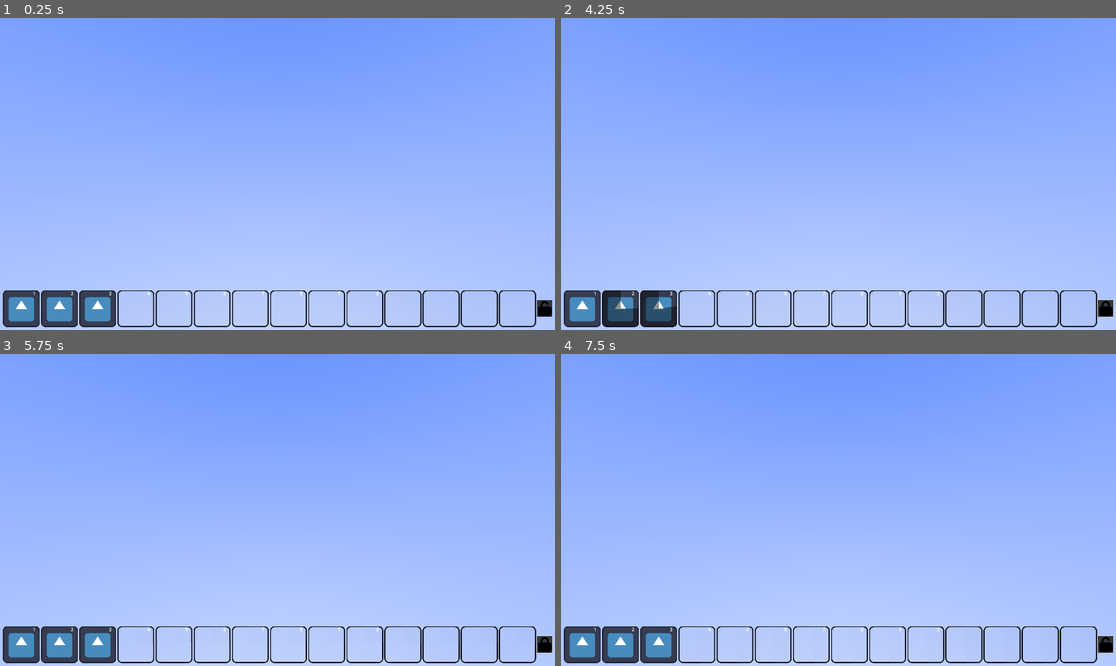
Above: before the commit, frames 1-4 (two rows, left to right).
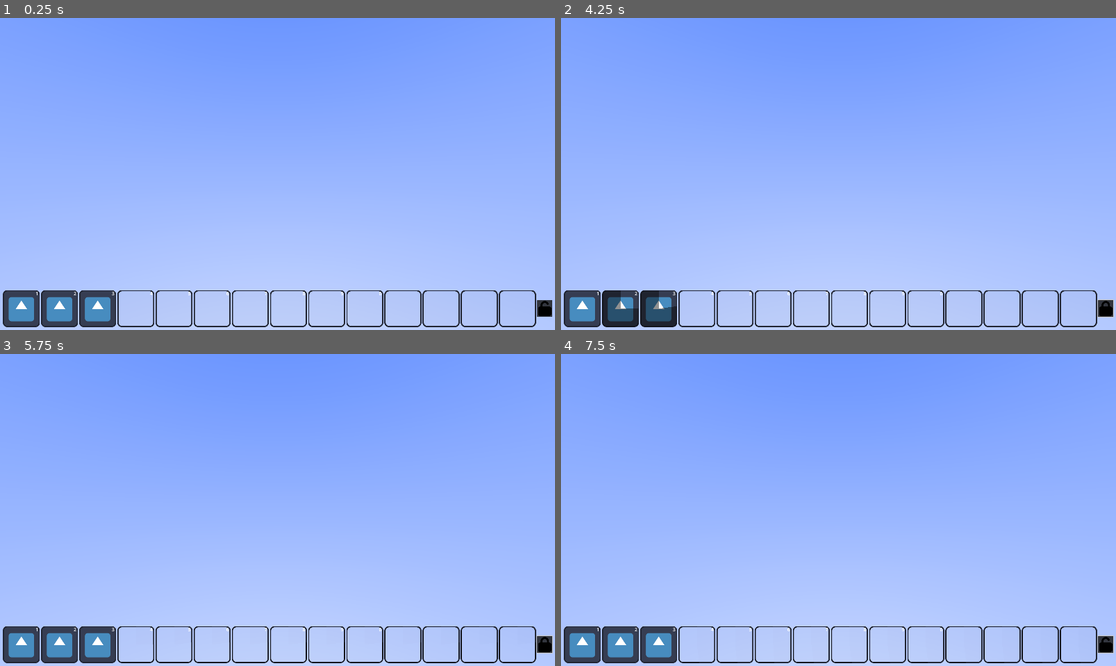
Above: after the commit, the same moments.

Repository: telmotrooper/mephistos-wrath
Game: Godot game, scene res://main.tscn
Two runs of this game, one before a commit and one after it. Both use one fixed random seed, a clock stepped at 60 frames per second and the inputs below. The engine's default icon, where the game draws it, is replaced by a stand-in: a white triangle on a blue panel in a dark square.
Inputs (mouse positions are in pixels of both pictures, inside the frame that each line leads up to):
- Up to frame 1 (0.25 s): no input
- Up to frame 2 (4.25 s): click (1104, 308) at 0.52 s; click (1104, 308) at 1.27 s; click (1104, 308) at 2.02 s; tap Enter at 2.75 s; drag from (583, 308) to (894, 105) at 2.77 s; tap Space at 3.5 s; drag from (622, 308) to (810, 236) at 3.52 s
- Up to frame 3 (5.75 s): move the mouse to (99, 644) at 4.27 s; click (99, 644) at 4.42 s; drag from (133, 644) to (111, 463) at 5.02 s
- Up to frame 4 (7.5 s): tap Enter at 5.75, 7.25 s; drag from (733, 644) to (866, 510) at 5.77 s; tap Space at 6.5 s; drag from (771, 644) to (755, 432) at 6.52 s; move the mouse to (810, 644) at 7.27 s; click (810, 644) at 7.42 s

The runs differ from the first frame. In frame 1, less than 0.1% of the frame differs, in the area x 5-69%, y 87-89%; in frame 2, less than 0.1%; in frame 3, less than 0.1%; in frame 4, less than 0.1%.

Commit message:
Adjusted position of key label

Diff:
--- a/ability_button.tscn
+++ b/ability_button.tscn
@@ -22,8 +22,9 @@
 anchor_left = 1.0
 anchor_right = 1.0
 offset_left = -40.0
+offset_right = -5.0
 offset_bottom = 26.0
 grow_horizontal = 0
 theme = SubResource("Theme_cpg4t")
 text = "1"
-horizontal_alignment = 1
+horizontal_alignment = 2
